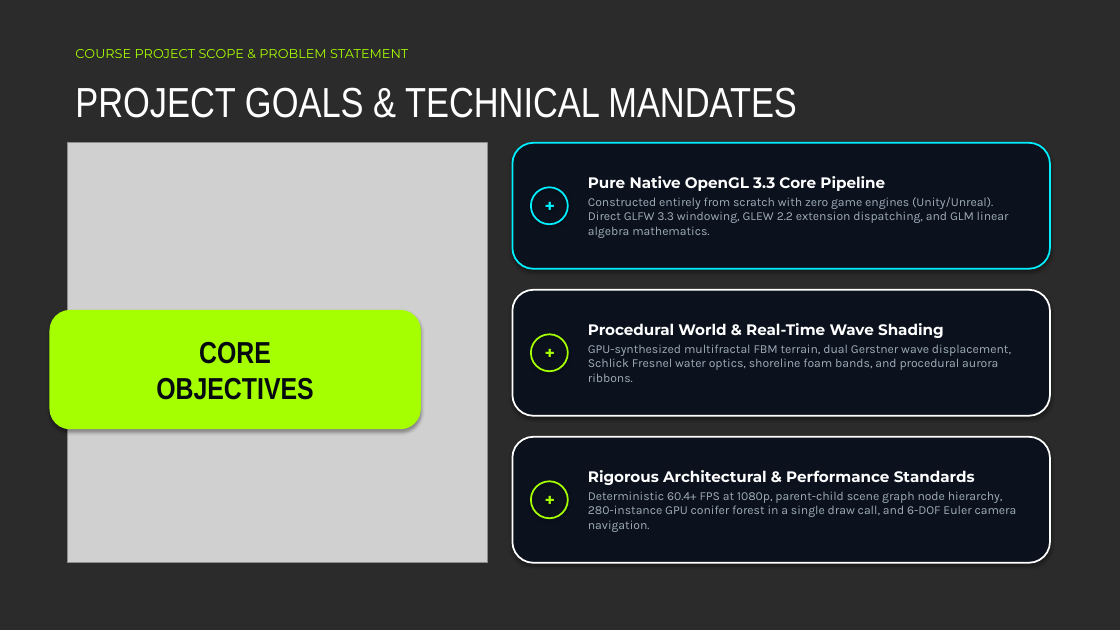
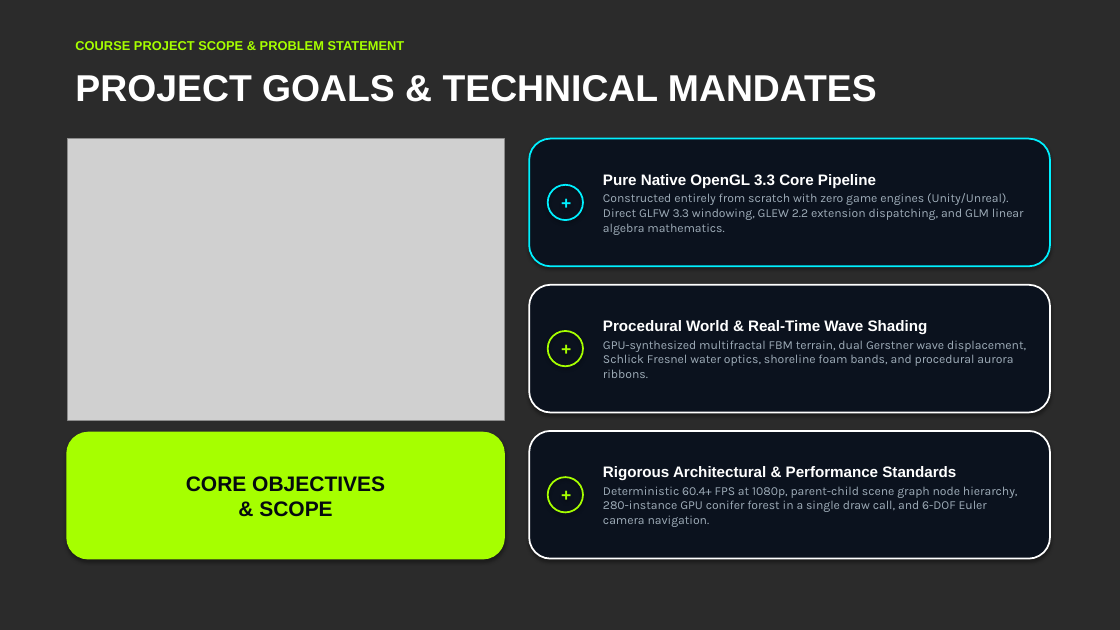
Before and after one commit to duesenbek/mountain-lake-aurora, a slide deck: slide 2 of Final_Presentation_Duisenbek_Agabekuly.pptx. Drawn at 1120x630 pixels with LibreOffice and Linux fonts; fonts in the diff are those of the drawing; grey boxes stand for pictures; background and template pictures are left out; a plain dark background stands for a picture behind light text. Boxes give left, top, right and bottom in pixels: in the first picture for what was removed or moved away, otherwise in the second. Text is boxed around its words. In the diff, an @@ line names an element or a change of style, - is before the commit and + after.

Commit message:
docs: polish slide alignment, apply modern Bahnschrift typography, and add course gratitude

```diff
--- a/Final_Presentation_Duisenbek_Agabekuly.pptx
+++ b/Final_Presentation_Duisenbek_Agabekuly.pptx
@@ text "COURSE PROJECT SCOPE & PROBLEM ...": place and size @@
-text "COURSE PROJECT SCOPE & PROBLEM ..." at (75, 49, 408, 58)
+text "COURSE PROJECT SCOPE & PROBLEM ..." at (75, 41, 405, 50)
@@ text "COURSE PROJECT SCOPE & PROBLEM ..." at (75, 41, 405, 50): font Montserrat to Arial, bold on @@
@@ text "PROJECT GOALS & TECHNICAL MANDATES": place and size @@
-text "PROJECT GOALS & TECHNICAL MANDATES" at (75, 87, 797, 118)
+text "PROJECT GOALS & TECHNICAL MANDATES" at (75, 75, 877, 102)
@@ text "PROJECT GOALS & TECHNICAL MANDATES" at (75, 75, 877, 102): size 36 to 32 pt, font Arial Narrow to Arial, bold on @@
@@ picture: place and size @@
-picture at (67, 143, 487, 563)
+picture at (67, 139, 504, 420)
@@ rounded rectangle: place and size @@
-rounded rectangle at (513, 143, 1050, 269)
+rounded rectangle at (529, 139, 1050, 266)
@@ text "Pure Native OpenGL 3.3 Core ...": place and size @@
-text "Pure Native OpenGL 3.3 Core ..." at (588, 176, 1009, 238)
+text "Pure Native OpenGL 3.3 Core ..." at (603, 174, 1024, 235)
@@ text at (603, 174, 876, 188): font Montserrat to Arial in "Pure Native OpenGL 3.3 Core Pipeline" @@
@@ ellipse "+": place and size @@
-ellipse "+" at (531, 187, 568, 224)
+ellipse "+" at (548, 185, 583, 220)
@@ rounded rectangle: place and size @@
-rounded rectangle at (513, 290, 1050, 416)
+rounded rectangle at (529, 285, 1050, 413)
@@ text "Procedural World & Real-Time Wave ...": place and size @@
-text "Procedural World & Real-Time Wave ..." at (588, 323, 1011, 382)
+text "Procedural World & Real-Time Wave ..." at (603, 320, 1026, 378)
@@ text at (603, 320, 928, 335): font Montserrat to Arial in "Procedural World & Real-Time Wave Shading" @@
@@ ellipse "+": place and size @@
-ellipse "+" at (531, 334, 568, 371)
+ellipse "+" at (548, 331, 583, 366)
@@ rounded rectangle "CORE OBJECTIVES & SCOPE": place and size @@
-rounded rectangle "CORE OBJECTIVES & SCOPE" at (50, 311, 420, 429)
+rounded rectangle "CORE OBJECTIVES & SCOPE" at (67, 433, 504, 559)
@@ rounded rectangle: place and size @@
-rounded rectangle at (513, 437, 1050, 563)
+rounded rectangle at (529, 431, 1050, 559)
@@ text "Rigorous Architectural & Performance Standards": place and size @@
-text "Rigorous Architectural & Performance Standards" at (588, 470, 1017, 532)
+text "Rigorous Architectural & Performance Standards" at (603, 466, 1018, 527)
@@ text in rounded rectangle at (186, 476, 385, 517): text changed; size 26 to 18 pt; font Arial Narrow to Arial @@
-CORE
-OBJECTIVES
+CORE OBJECTIVES
+& SCOPE
@@ font Montserrat to Arial in 3 elements at (548, 185, 583, 220), (548, 331, 583, 366), (548, 477, 583, 513) @@
@@ ellipse "+": place and size @@
-ellipse "+" at (531, 481, 568, 518)
+ellipse "+" at (548, 477, 583, 513)
@@ text at (603, 466, 956, 481): font Montserrat to Arial in "Rigorous Architectural & Performance Standards" @@
```
Also in this commit, not shown: 9 other slides changed, 16 other files.
